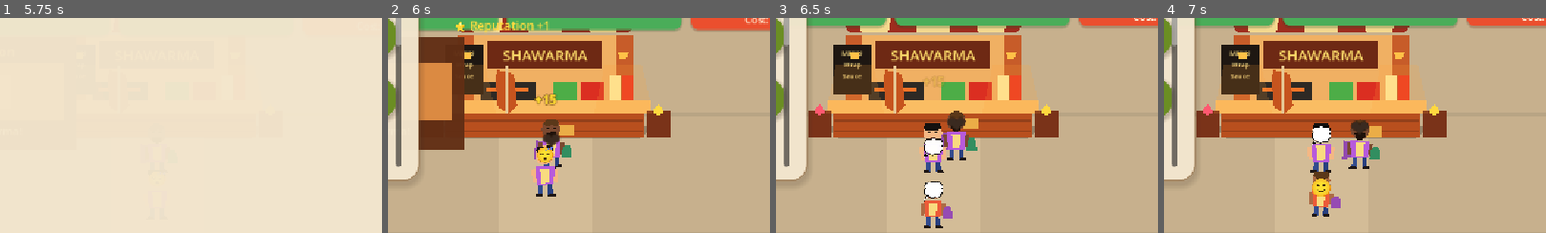
Above: before the commit, frames 1-4 (left to right).
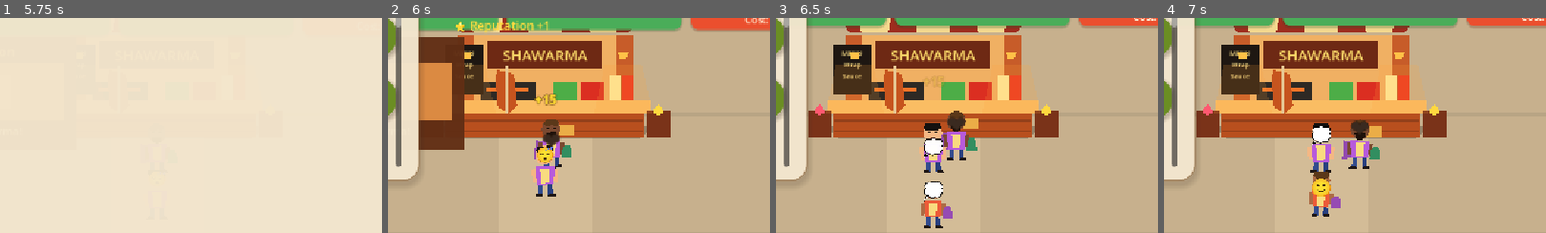
Above: after the commit, the same moments.

Repository: pyto159/ShawarmaEmpire
Game: Godot game, scene res://Scenes/MainMenu.tscn
Same seed, same stepped clock (60 frames per second), same inputs: the game is played once before the commit and once after it.
Inputs:
- Up to frame 1 (5.75 s): click "🆕 New Game" at 0.5 s; click "Lv. 1 • Basic Grill Next: Bet…" at 1.25 s; click "Lv. 1 • Basic Grill Next: Bet…" at 2 s; click "Prepare" at 2.75 s; click "Recipes" at 3.5 s; click "Ingredients" at 4.25 s; click "KIOSK" at 5 s
- Up to frame 2 (6 s): click "DEV" at 5.75 s
- Up to frame 3 (6.5 s): no input
- Up to frame 4 (7 s): click "Level 2" at 6.5 s
The pictures show only the part of the screen within x 35-85%, y 33-83%; the shares and areas given below are measured in that part.

Frame 1 is identical in both runs. In frame 2, 0.1% of the frame differs, in the area x 2-4%, y 3-14%; in frame 3, 0.1%; in frame 4, 0.1%.

Commit message:
SPRINT-11 add New Sign kiosk upgrade

Diff:
--- a/shawarma-empire/Managers/KioskUpgradeManager.gd
+++ b/shawarma-empire/Managers/KioskUpgradeManager.gd
@@ -4,6 +4,7 @@
 signal kiosk_upgrade_purchased(upgrade_id: StringName, level: int)
 
 const BETTER_COUNTER_ID: StringName = &"better_counter"
+const NEW_SIGN_ID: StringName = &"new_sign"
 const DEFAULT_UPGRADE_LEVEL: int = 1
 
 var upgrade_levels: Dictionary = {}
@@ -56,6 +57,10 @@
 	return get_upgrade_effect(BETTER_COUNTER_ID)
 
 
+func get_customer_arrival_interval_multiplier() -> float:
+	return get_upgrade_effect(NEW_SIGN_ID)
+
+
 func set_upgrade_level_for_testing(upgrade_id: StringName, level: int) -> void:
 	if not GameManager.economy_config.has_kiosk_upgrade(upgrade_id):
 		return
--- a/shawarma-empire/Resources/Economy/EconomyConfig.tres
+++ b/shawarma-empire/Resources/Economy/EconomyConfig.tres
@@ -75,6 +75,16 @@
 4: {"cost": 2500, "effect": 1.18},
 5: {"cost": 6500, "effect": 1.28}
 }
+},
+&"new_sign": {
+"display_name": "New Sign",
+"levels": {
+1: {"cost": 0, "effect": 1.00},
+2: {"cost": 450, "effect": 0.94},
+3: {"cost": 1300, "effect": 0.87},
+4: {"cost": 3600, "effect": 0.78},
+5: {"cost": 9000, "effect": 0.68}
+}
 }
 }
 future_employee_costs = {}
--- a/shawarma-empire/Scenes/Main.gd
+++ b/shawarma-empire/Scenes/Main.gd
@@ -5,6 +5,7 @@
 const DEFAULT_SPAWN_INTERVAL: float = 3.0
 const DEFAULT_MAX_ACTIVE_CUSTOMERS: int = 5
 const DEFAULT_QUEUE_CAPACITY: int = 5
+const MINIMUM_SPAWN_INTERVAL: float = 0.5
 
 @export var spawn_interval: float = DEFAULT_SPAWN_INTERVAL
 @export var max_active_customers: int = DEFAULT_MAX_ACTIVE_CUSTOMERS
@@ -84,6 +85,8 @@
 		GameManager.recipes_changed.connect(_on_recipes_changed)
 	if not ReputationManager.business_level_changed.is_connected(_on_business_level_changed):
 		ReputationManager.business_level_changed.connect(_on_business_level_changed)
+	if not KioskUpgradeManager.kiosk_upgrades_changed.is_connected(_on_kiosk_upgrades_changed):
+		KioskUpgradeManager.kiosk_upgrades_changed.connect(_on_kiosk_upgrades_changed)
 
 
 func _on_spawn_timer_timeout() -> void:
@@ -170,8 +173,15 @@
 	call_deferred("_try_spawn_customer")
 
 
+func _on_kiosk_upgrades_changed() -> void:
+	# Updating wait_time without restarting preserves the current countdown and timeout connection.
+	_update_spawn_timer_wait_time()
+
+
 func _update_spawn_timer_wait_time() -> void:
-	_spawn_timer.wait_time = max(spawn_interval / _get_total_spawn_rate_multiplier(), 0.1)
+	# Always derive the effective delay from the unchanged base interval.
+	var effective_interval: float = spawn_interval * KioskUpgradeManager.get_customer_arrival_interval_multiplier()
+	_spawn_timer.wait_time = max(effective_interval / _get_total_spawn_rate_multiplier(), MINIMUM_SPAWN_INTERVAL)
 
 
 func _get_total_spawn_rate_multiplier() -> float:
--- a/shawarma-empire/Scripts/Economy/EconomyConfig.gd
+++ b/shawarma-empire/Scripts/Economy/EconomyConfig.gd
@@ -76,6 +76,14 @@
 			5: {"cost": 6500, "effect": 1.28},
 		},
 	},
+	&"new_sign": {
+		"display_name": "New Sign",
+		"levels": {
+			1: {"cost": 0, "effect": 1.00}, 2: {"cost": 450, "effect": 0.94},
+			3: {"cost": 1300, "effect": 0.87}, 4: {"cost": 3600, "effect": 0.78},
+			5: {"cost": 9000, "effect": 0.68},
+		},
+	},
 }
 
 @export var grill_levels: Dictionary = {}
--- a/shawarma-empire/Scripts/UI/GameHUD.gd
+++ b/shawarma-empire/Scripts/UI/GameHUD.gd
@@ -440,6 +440,16 @@
 		_create_dev_button("Level 4", _on_dev_set_counter_level_pressed.bind(4)),
 		_create_dev_button("Level 5", _on_dev_set_counter_level_pressed.bind(5)),
 	]))
+	content.add_child(_create_dev_section_label("New Sign"))
+	content.add_child(_create_dev_button_row([
+		_create_dev_button("Level 1", _on_dev_set_sign_level_pressed.bind(1)),
+		_create_dev_button("Level 2", _on_dev_set_sign_level_pressed.bind(2)),
+		_create_dev_button("Level 3", _on_dev_set_sign_level_pressed.bind(3)),
+	]))
+	content.add_child(_create_dev_button_row([
+		_create_dev_button("Level 4", _on_dev_set_sign_level_pressed.bind(4)),
+		_create_dev_button("Level 5", _on_dev_set_sign_level_pressed.bind(5)),
+	]))
 	content.add_child(_create_dev_section_label("Reputation"))
 	content.add_child(_create_dev_button_row([
 		_create_dev_button("+25", _on_dev_add_reputation_pressed.bind(25)),
@@ -616,6 +626,7 @@
 	var rows: VBoxContainer = _get_panel_rows(_business_panel)
 	_clear_rows(rows)
 	rows.add_child(_create_kiosk_upgrade_row(KioskUpgradeManager.BETTER_COUNTER_ID))
+	rows.add_child(_create_kiosk_upgrade_row(KioskUpgradeManager.NEW_SIGN_ID))
 
 
 func _create_business_section_label(text: String) -> Label:
@@ -632,17 +643,18 @@
 	label.size_flags_horizontal = Control.SIZE_EXPAND_FILL
 	var level: int = KioskUpgradeManager.get_upgrade_level(upgrade_id)
 	var max_level: int = GameManager.economy_config.get_upgrade_max_level(upgrade_id)
-	var current_bonus: int = roundi((KioskUpgradeManager.get_upgrade_effect(upgrade_id) - 1.0) * 100.0)
+	var current_effect: float = KioskUpgradeManager.get_upgrade_effect(upgrade_id)
+	var current_bonus: int = _get_kiosk_upgrade_bonus_percent(upgrade_id, current_effect)
 	var lines: Array[String] = [
 		GameManager.economy_config.get_upgrade_display_name(upgrade_id),
 		"Level %d / %d" % [level, max_level],
-		"Order income: +%d%%" % current_bonus,
+		_get_kiosk_upgrade_effect_text(upgrade_id, current_bonus),
 	]
 	if KioskUpgradeManager.is_upgrade_maxed(upgrade_id):
 		lines.append("MAX LEVEL")
 	else:
 		var next_effect: float = GameManager.economy_config.get_upgrade_effect(upgrade_id, level + 1)
-		lines.append("Next level: +%d%%" % roundi((next_effect - 1.0) * 100.0))
+		lines.append("Next level: +%d%%" % _get_kiosk_upgrade_bonus_percent(upgrade_id, next_effect))
 		lines.append("Upgrade: %d coins" % KioskUpgradeManager.get_next_upgrade_cost(upgrade_id))
 	label.text = "\n".join(lines)
 	row.add_child(label)
@@ -654,6 +666,18 @@
 	return row
 
 
+func _get_kiosk_upgrade_bonus_percent(upgrade_id: StringName, effect: float) -> int:
+	if upgrade_id == KioskUpgradeManager.NEW_SIGN_ID:
+		return roundi((1.0 / effect - 1.0) * 100.0)
+	return roundi((effect - 1.0) * 100.0)
+
+
+func _get_kiosk_upgrade_effect_text(upgrade_id: StringName, bonus_percent: int) -> String:
+	if upgrade_id == KioskUpgradeManager.NEW_SIGN_ID:
+		return "Customer arrival speed: +%d%%" % bonus_percent
+	return "Order income: +%d%%" % bonus_percent
+
+
 func _get_cooking_status_text() -> String:
 	var grill_text: String = "Grill Lv. %d" % GameManager.grill_level
 	if _cooking_stand != null and _cooking_stand.is_cooking():
@@ -798,6 +822,13 @@
 func _on_dev_set_counter_level_pressed(level: int) -> void:
 	AudioManager.play_button()
 	KioskUpgradeManager.set_upgrade_level_for_testing(KioskUpgradeManager.BETTER_COUNTER_ID, level)
+	AudioManager.play_upgrade()
+	_update_display()
+
+
+func _on_dev_set_sign_level_pressed(level: int) -> void:
+	AudioManager.play_button()
+	KioskUpgradeManager.set_upgrade_level_for_testing(KioskUpgradeManager.NEW_SIGN_ID, level)
 	AudioManager.play_upgrade()
 	_update_display()
 
Not shown, changed: Docs/BALANCE.md
